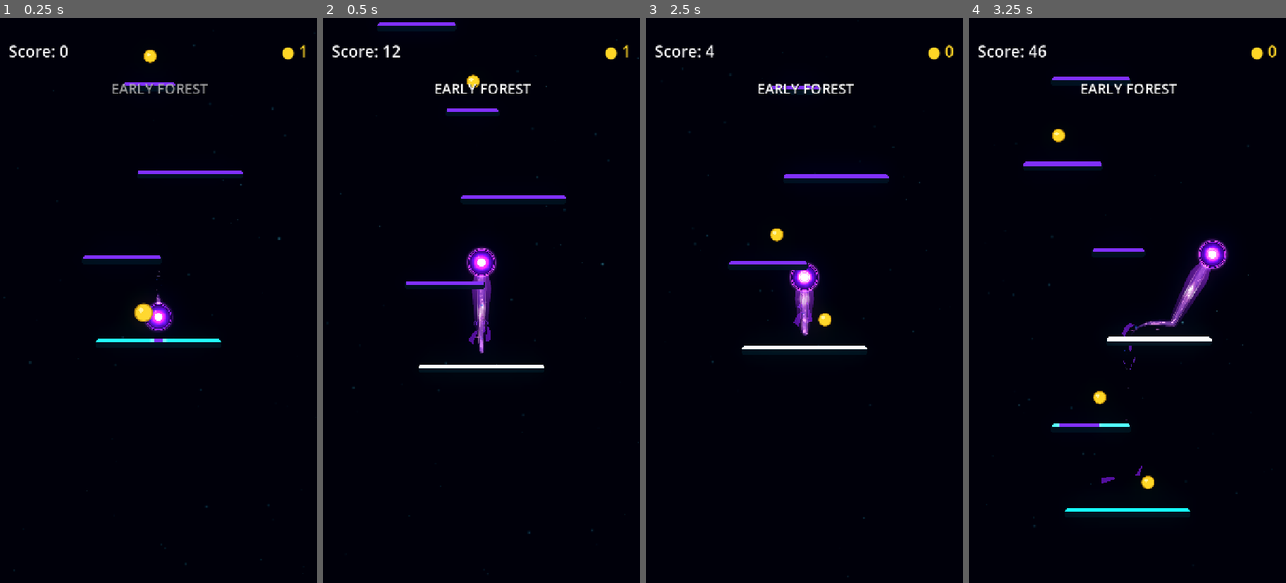
Above: before the commit, frames 1-4 (left to right).
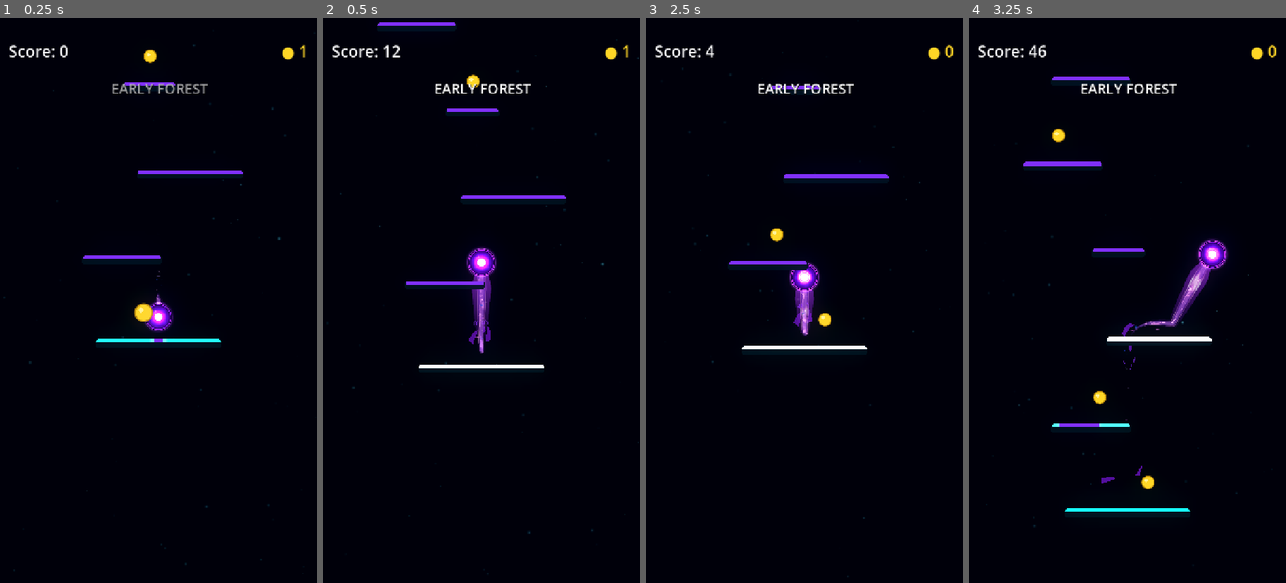
Above: after the commit, the same moments.

Repository: Kryodo/TowerJump
Game: Godot game, scene res://scenes/main.tscn
The game is run twice, just before and just after one commit, with the same random seed, the same clock (stepped at 60 frames per second) and the same inputs.
Inputs (mouse positions are in pixels of both pictures, inside the frame that each line leads up to):
- Up to frame 1 (0.25 s): no input
- Up to frame 2 (0.5 s): no input
- Up to frame 3 (2.5 s): move the mouse to (874, 272) at 0.52 s; hold Right (ui_right) 0.53-1.25 s; click (874, 272) at 0.67 s; drag from (741, 328) to (794, 193) at 1.27 s; click "Nochmal spielen" at 2 s
- Up to frame 4 (3.25 s): move the mouse to (1159, 176) at 2.77 s; hold Right (ui_right) from 2.78 s (still down)

Frame 1 is identical in both runs. In frame 2, 0.1% of the frame differs, in the area x 45-55%, y 40-54%; in frame 3, 0.1%; in frame 4, 0.1%, in the area x 67-74%, y 45-51%.

Commit message:
Drive reverse inner-energy flash and shorten rim afterglow

Diff:
--- a/scripts/ball_trail.gd
+++ b/scripts/ball_trail.gd
@@ -65,14 +65,13 @@
 var _landing_rim_elapsed: float = -1.0
 var _landing_rim_strength: float = 0.0
 
-# Ambient pulses remain occasional; landing discharge moves only partway down the ribbon.
+# Ambient pulses remain occasional; landing discharge sweeps quickly through inner energy only.
 const ENERGY_PULSE_SPEED: float = 0.62
 const ENERGY_PULSE_END: float = 0.94
 const ENERGY_FILAMENT_MAX_ACTIVE: int = 8
-const LANDING_TRAIL_KICK_DURATION: float = 0.30
-const LANDING_TRAIL_KICK_REACH: float = 0.58
+const LANDING_TRAIL_KICK_DURATION: float = 0.22
 const LANDING_CONFIRMATION_DURATION: float = 0.26
-const LANDING_RIM_CONFIRMATION_DURATION: float = 1.05
+const LANDING_RIM_CONFIRMATION_DURATION: float = 0.38
 const LANDING_ANTICIPATION_RESPONSE: float = 10.0
 
 var _latest_trail_path: Array[Vector2] = []
@@ -664,7 +663,7 @@
 		response
 	)
 
-	# Keep the orb core confirmation flash crisp and separate from the rim afterglow.
+	# The orb's core flash remains crisp; the outer rim has a shorter, colored afterglow.
 	if _landing_confirmation_elapsed >= 0.0:
 		_landing_confirmation_elapsed += delta
 		var attack: float = smoothstep(0.0, 0.035, _landing_confirmation_elapsed)
@@ -676,11 +675,10 @@
 	else:
 		_landing_confirmation_strength = 0.0
 
-	# The rim hits quickly, then fades softly over about a second.
 	if _landing_rim_elapsed >= 0.0:
 		_landing_rim_elapsed += delta
-		var rim_attack: float = smoothstep(0.0, 0.055, _landing_rim_elapsed)
-		var rim_release: float = 1.0 - smoothstep(0.08, LANDING_RIM_CONFIRMATION_DURATION, _landing_rim_elapsed)
+		var rim_attack: float = smoothstep(0.0, 0.045, _landing_rim_elapsed)
+		var rim_release: float = 1.0 - smoothstep(0.07, LANDING_RIM_CONFIRMATION_DURATION, _landing_rim_elapsed)
 		_landing_rim_strength = rim_attack * rim_release
 		if _landing_rim_elapsed >= LANDING_RIM_CONFIRMATION_DURATION:
 			_landing_rim_elapsed = -1.0
@@ -688,13 +686,14 @@
 	else:
 		_landing_rim_strength = 0.0
 
-	# Move a soft bright front to 58% of the ribbon; do not alter ambient pulse timing.
+	# The front starts at the tail and runs back to the orb; the ambient pulse
+	# stays on its own scheduler and still travels outward across the whole comet.
 	if _landing_trail_kick_elapsed >= 0.0:
 		_landing_trail_kick_elapsed += delta
-		var kick_attack: float = smoothstep(0.0, 0.025, _landing_trail_kick_elapsed)
-		var kick_release: float = 1.0 - smoothstep(0.20, LANDING_TRAIL_KICK_DURATION, _landing_trail_kick_elapsed)
+		var kick_attack: float = smoothstep(0.0, 0.018, _landing_trail_kick_elapsed)
+		var kick_release: float = 1.0 - smoothstep(0.18, LANDING_TRAIL_KICK_DURATION, _landing_trail_kick_elapsed)
 		_landing_trail_kick_strength = kick_attack * kick_release
-		_landing_trail_kick_progress = LANDING_TRAIL_KICK_REACH * clampf(
+		_landing_trail_kick_progress = 1.0 - clampf(
 			_landing_trail_kick_elapsed / LANDING_TRAIL_KICK_DURATION,
 			0.0,
 			1.0
@@ -718,15 +717,11 @@
 			rim_aura_material.set_shader_parameter("landing_anticipation", _landing_anticipation)
 			rim_aura_material.set_shader_parameter("landing_confirmation", _landing_rim_strength)
 
-	var materials: Array[ShaderMaterial] = [
-		_unified_shape.material as ShaderMaterial,
-		_energy_line.material as ShaderMaterial,
-		_trail_aura.material as ShaderMaterial
-	]
-	for shader_material in materials:
-		if shader_material != null:
-			shader_material.set_shader_parameter("landing_kick_strength", _landing_trail_kick_strength)
-			shader_material.set_shader_parameter("landing_kick_progress", _landing_trail_kick_progress)
+	# The landing-specific front only affects the inner energy channel.
+	var energy_material := _energy_line.material as ShaderMaterial
+	if energy_material != null:
+		energy_material.set_shader_parameter("landing_kick_strength", _landing_trail_kick_strength)
+		energy_material.set_shader_parameter("landing_kick_progress", _landing_trail_kick_progress)
 
 func _on_landing_confirmed(event: LandingEvent) -> void:
 	if event == null:
